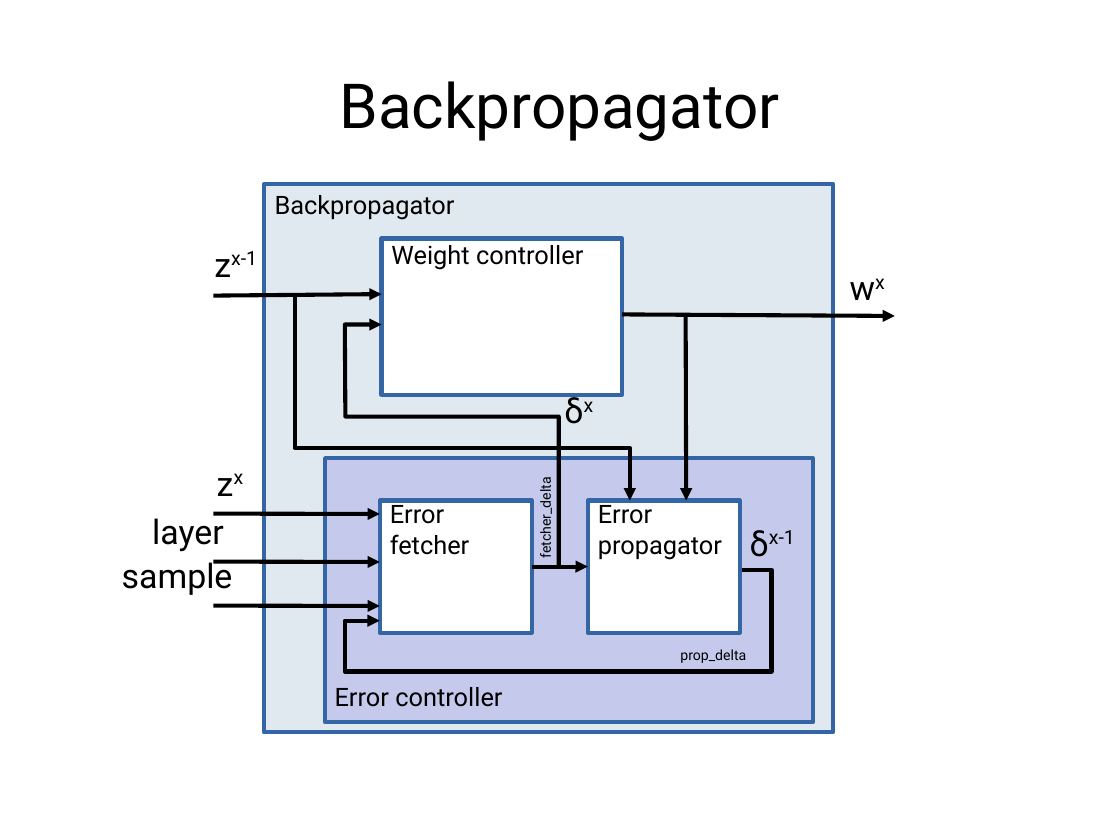
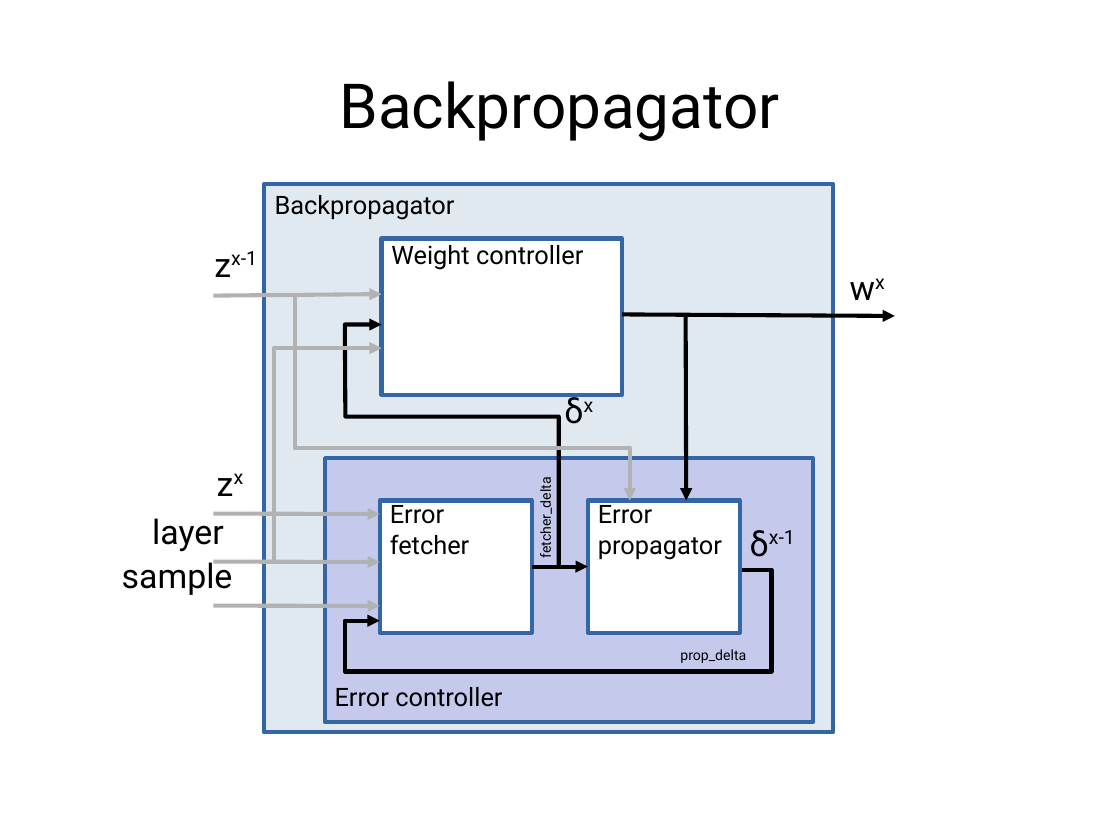
Before and after one commit to MihailoIsakov/layer_multiplex_nn, a slide deck: slide 14 of backpropagation/docs/doc.odp (slide 9 before the commit). Drawn at 1120x840 pixels with LibreOffice and Linux fonts; fonts in the diff are those of the drawing. Boxes give left, top, right and bottom in pixels: in the first picture for what was removed or moved away, otherwise in the second. Text is boxed around its words. In the diff, an @@ line names an element or a change of style, - is before the commit and + after.

```diff
--- a/backpropagation/docs/doc.odp
+++ b/backpropagation/docs/doc.odp
@@ arrow (213, 296) - (382, 294): stroke #000000 2.89 pt to #B2B2B2 2.89 pt @@
@@ freeform shape at (295,294,630,500): outline #000000 2.89 pt to #B2B2B2 2.89 pt @@
@@ elbow arrow added from (274, 562) to (382, 349), #B2B2B2 2.89 pt @@
@@ arrow (213, 514) - (380, 514): stroke #000000 2.89 pt to #B2B2B2 2.89 pt @@
@@ arrow (213, 562) - (380, 562): stroke #000000 2.89 pt to #B2B2B2 2.89 pt @@
@@ arrow (213, 606) - (380, 606): stroke #000000 2.89 pt to #B2B2B2 2.89 pt @@
```
Also in this commit, not shown: 7 other slides changed, 5 slides added.
